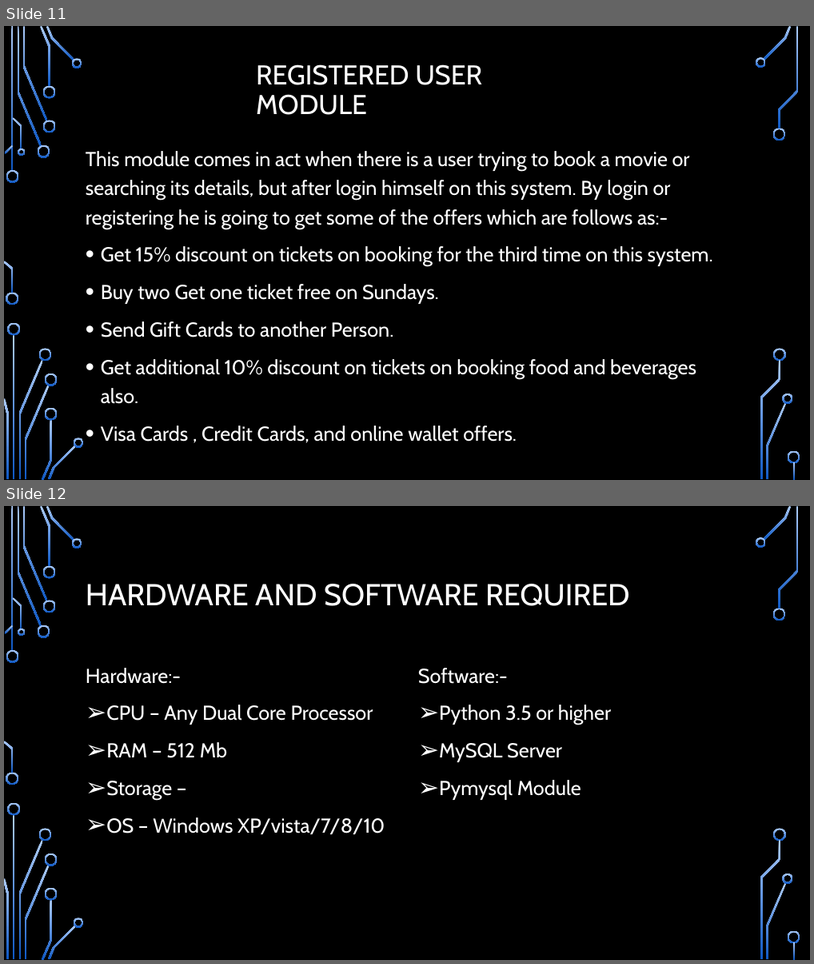
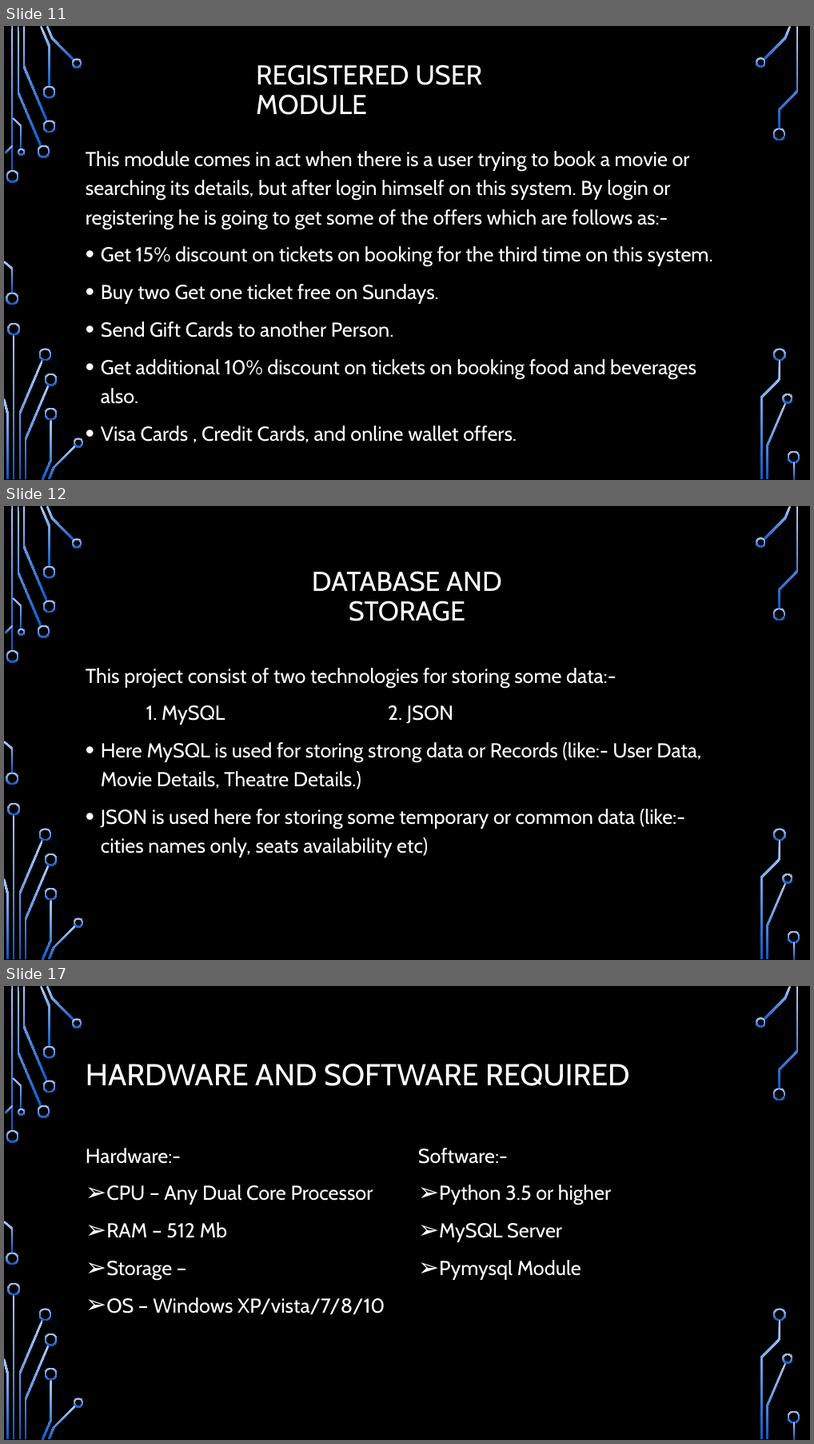
Before and after one commit to vyasaman/movie-ticket-booking, a slide deck: Movie Ticket Booking System.pptx. Shown one above the other, each under a label of ours: slides 11 and 12 before the commit, slides 11, 12 and 17 after it; the slides between them are not shown. The pictures are 814x964 and 814x1444 pixels, drawn with LibreOffice and Linux fonts; fonts in the diff are those of the drawing; background and template pictures are left out. Boxes give left, top, right and bottom in pixels: in the first picture for what was removed or moved away, otherwise in the second. Text is boxed around its words. In the diff, an @@ line names an element or a change of style, - is before the commit and + after.

```diff
--- a/Movie Ticket Booking System.pptx
+++ b/Movie Ticket Booking System.pptx
@@ slide 12 added at <box>4,506,810,960</box>, background picture (left out); not listed: 36 template elements that a slide beside it also shows @@
@@ title added at <box>312,571,502,621</box>, 32.4 pt, text #FFFFFF @@
+DATABASE AND STORAGE
@@ text added at <box>86,668,702,857</box>, 24 pt, text #FFFFFF @@
+This project consist of two technologies for storing some data:-
+1. MySQL 2. JSON
+• Here MySQL is used for storing strong data or Records (like:- User Data, Movie Details, Theatre Details.)
+• JSON is used here for storing some temporary or common data (like:- cities names only, seats availability etc)
@@ what was slide 12 is now slide 17 @@
```
Also in this commit, not shown: 4 other slides added.
